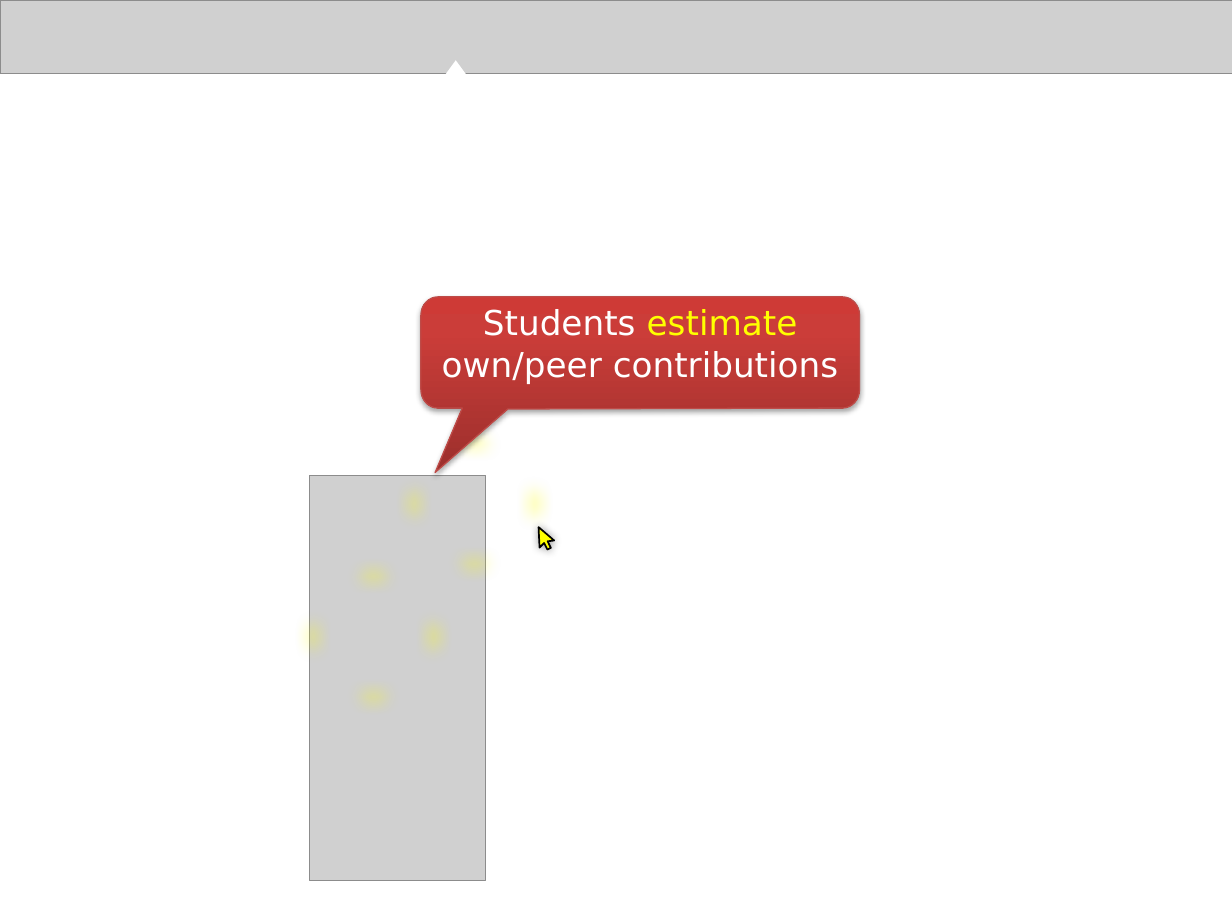
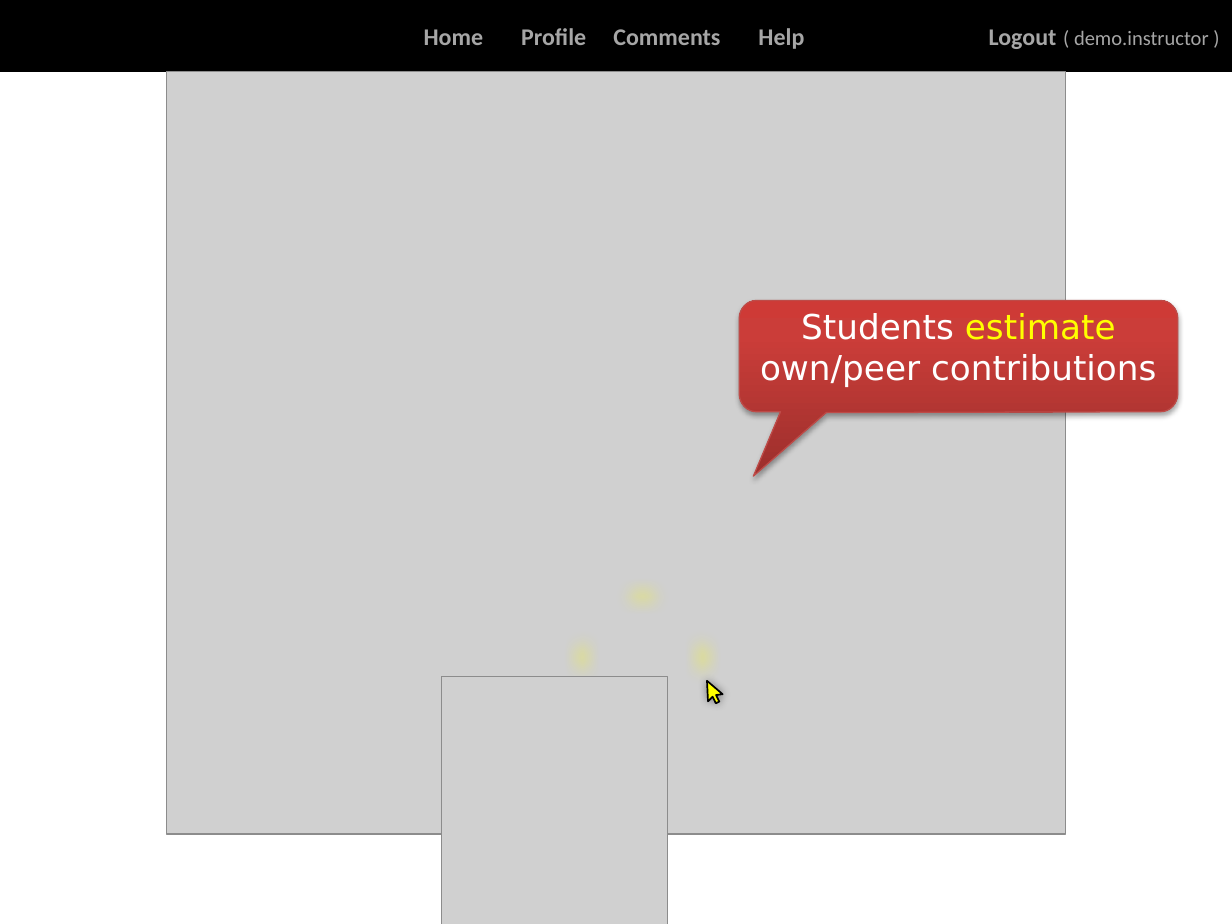
Before and after one commit to TEAMMATES/teammates, a slide deck: slide 26 of doc/video/video tour.pptx (slide 27 before the commit). Drawn at 1232x924 pixels with LibreOffice and Linux fonts; fonts in the diff are those of the drawing; grey boxes stand for pictures; background and template pictures are left out. Boxes give left, top, right and bottom in pixels: in the first picture for what was removed or moved away, otherwise in the second. Text is boxed around its words. In the diff, an @@ line names an element or a change of style, - is before the commit and + after.

```diff
--- a/doc/video/video tour.pptx
+++ b/doc/video/video tour.pptx
@@ picture removed at <box>0,0,1232,74</box> @@
@@ rectangle added at <box>0,0,1232,71</box>, fill #000000, 14 pt, text #A6A6A6, bold @@
+Home Profile Comments Help Logout ( demo.instructor )
@@ picture added at <box>166,71,1066,834</box> @@
@@ triangle removed at <box>446,60,467,74</box> @@
@@ freeform shape "Students estimate own/peer contributions": place and size @@
-freeform shape "Students estimate own/peer contributions" at <box>421,297,860,473</box>
+freeform shape "Students estimate own/peer contributions" at <box>739,301,1178,477</box>
@@ picture removed at <box>309,476,485,881</box> @@
@@ donut removed at <box>292,554,456,718</box> @@
@@ donut: place and size @@
-donut at <box>392,421,556,585</box>
+donut at <box>561,575,724,739</box>
@@ picture added at <box>442,676,668,924</box> @@
@@ freeform shape: place and size @@
-freeform shape at <box>531,524,557,553</box>
+freeform shape at <box>700,678,725,707</box>
```
Also in this commit, not shown: 17 other slides changed, 21 slides added, 29 slides removed.
